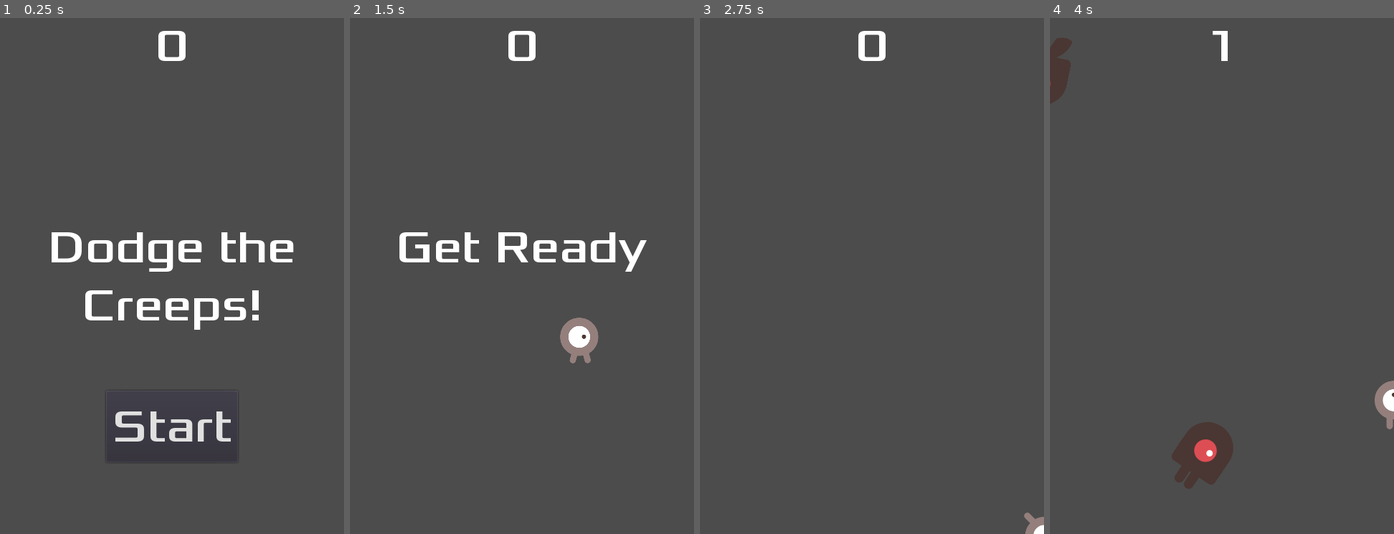
Above: before the commit, frames 1-4 (left to right).
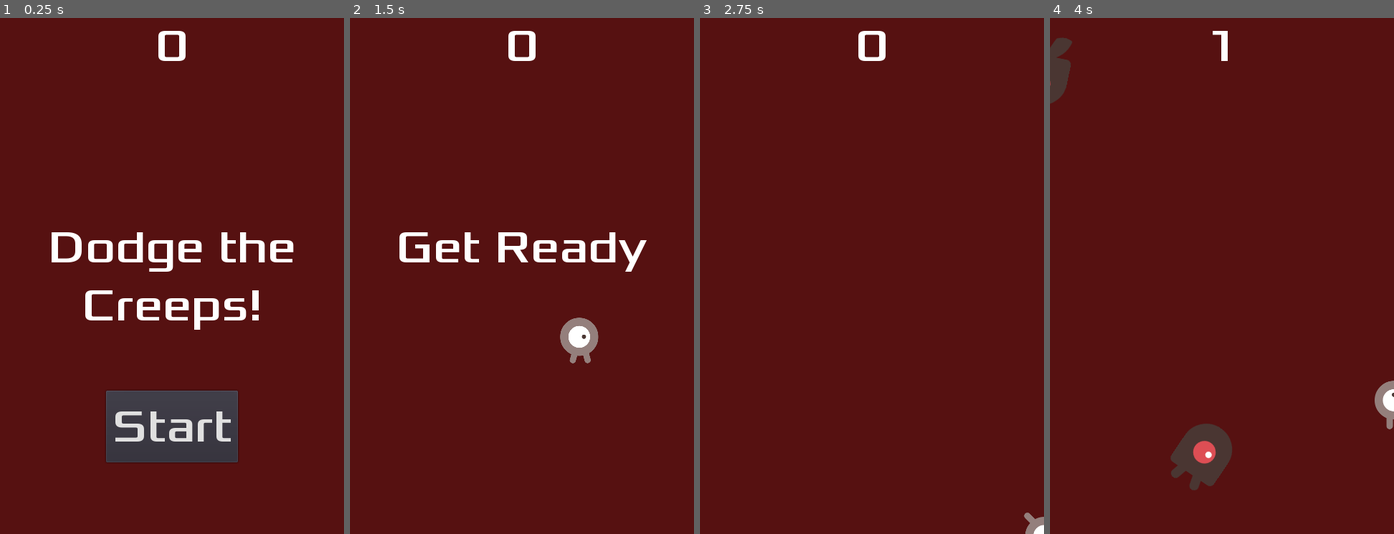
Above: after the commit, the same moments.

Repository: msimmons2022/godotTutorial
Game: Godot game, scene res://Main.tscn
The game is run twice, just before and just after one commit, with the same random seed, the same clock (stepped at 60 frames per second) and the same inputs.
Inputs:
- Up to frame 1 (0.25 s): no input
- Up to frame 2 (1.5 s): click "Start" at 0.5 s; tap Enter at 1.25 s; hold Right (ui_right) from 1.28 s (still down)
- Up to frame 3 (2.75 s): release Right (ui_right) at 2.03 s; hold Down (ui_down) from 2.03 s (still down)
- Up to frame 4 (4 s): release Down (ui_down) at 2.78 s; hold Right (ui_right) 2.78-3.53 s; hold Up (ui_up) from 3.53 s (still down)

The runs differ from the first frame. In frame 1, 92% of the frame differs, in the area x 0-100%, y 0-100%; in frame 2, 97%; in frame 3, 100%; in frame 4, 98%.

Commit message:
Finished Tutorial

Diff:
--- a/HUD.tscn
+++ b/HUD.tscn
@@ -6,6 +6,12 @@
 [sub_resource type="DynamicFont" id=1]
 size = 64
 font_data = ExtResource( 1 )
+
+[sub_resource type="InputEventAction" id=2]
+action = "ui_select"
+
+[sub_resource type="ShortCut" id=3]
+shortcut = SubResource( 2 )
 
 [node name="HUD" type="CanvasLayer"]
 script = ExtResource( 2 )
@@ -44,6 +50,7 @@
 margin_right = 92.0
 margin_bottom = -100.0
 custom_fonts/font = SubResource( 1 )
+shortcut = SubResource( 3 )
 text = "Start"
 __meta__ = {
 "_edit_use_anchors_": false
--- a/Main.gd
+++ b/Main.gd
@@ -18,6 +18,9 @@
 	$ScoreTimer.stop()
 	$MobTimer.stop()
 	$HUD.show_game_over()
+	get_tree().call_group("mobs", "queue_free")
+	$Music.stop()
+	$DeathSound.play()
 
 func new_game():
 	score = 0
@@ -25,6 +28,7 @@
 	$StartTimer.start()
 	$HUD.update_score(score)
 	$HUD.show_message("Get Ready")
+	$Music.play()
 
 func _on_StartTimer_timeout():
 	$MobTimer.start()
--- a/Main.tscn
+++ b/Main.tscn
@@ -1,9 +1,11 @@
-[gd_scene load_steps=6 format=2]
+[gd_scene load_steps=8 format=2]
 
 [ext_resource path="res://Mob.tscn" type="PackedScene" id=1]
 [ext_resource path="res://Player.tscn" type="PackedScene" id=2]
 [ext_resource path="res://Main.gd" type="Script" id=3]
 [ext_resource path="res://HUD.tscn" type="PackedScene" id=4]
+[ext_resource path="res://dodge_assets/art/House In a Forest Loop.ogg" type="AudioStream" id=5]
+[ext_resource path="res://dodge_assets/art/gameover.wav" type="AudioStream" id=6]
 
 [sub_resource type="Curve2D" id=1]
 _data = {
@@ -13,6 +15,14 @@
 [node name="Main" type="Node"]
 script = ExtResource( 3 )
 Mob = ExtResource( 1 )
+
+[node name="ColorRect" type="ColorRect" parent="."]
+anchor_right = 1.0
+anchor_bottom = 1.0
+color = Color( 0.337255, 0.0666667, 0.0666667, 1 )
+__meta__ = {
+"_edit_use_anchors_": false
+}
 
 [node name="Player" parent="." instance=ExtResource( 2 )]
 
@@ -35,6 +45,12 @@
 [node name="MobSpawnLocation" type="PathFollow2D" parent="MobPath"]
 
 [node name="HUD" parent="." instance=ExtResource( 4 )]
+
+[node name="Music" type="AudioStreamPlayer" parent="."]
+stream = ExtResource( 5 )
+
+[node name="DeathSound" type="AudioStreamPlayer" parent="."]
+stream = ExtResource( 6 )
 [connection signal="hit" from="Player" to="." method="game_over"]
 [connection signal="timeout" from="MobTimer" to="." method="_on_MobTimer_timeout"]
 [connection signal="timeout" from="ScoreTimer" to="." method="_on_ScoreTimer_timeout"]
--- a/Mob.tscn
+++ b/Mob.tscn
@@ -15,14 +15,14 @@
 "name": "walk",
 "speed": 3.0
 }, {
+"frames": [ ExtResource( 1 ), ExtResource( 4 ) ],
+"loop": true,
+"name": "swim",
+"speed": 3.0
+}, {
 "frames": [ ExtResource( 5 ), ExtResource( 2 ) ],
 "loop": true,
 "name": "fly",
-"speed": 3.0
-}, {
-"frames": [ ExtResource( 1 ), ExtResource( 4 ) ],
-"loop": true,
-"name": "swim",
 "speed": 3.0
 } ]
 
@@ -30,7 +30,9 @@
 radius = 35.9109
 height = 22.164
 
-[node name="Mob" type="RigidBody2D"]
+[node name="Mob" type="RigidBody2D" groups=[
+"mobs",
+]]
 position = Vector2( 93.507, 318.089 )
 collision_mask = 0
 gravity_scale = 0.0
@@ -43,6 +45,7 @@
 scale = Vector2( 0.75, 0.75 )
 frames = SubResource( 1 )
 animation = "walk"
+frame = 1
 playing = true
 
 [node name="CollisionShape2D" type="CollisionShape2D" parent="."]
Not shown: 1 places in HUD.tscn that only renumber resources
